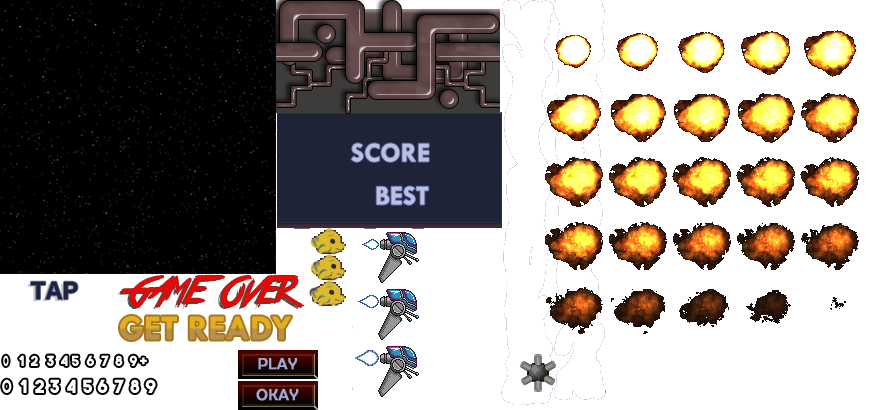
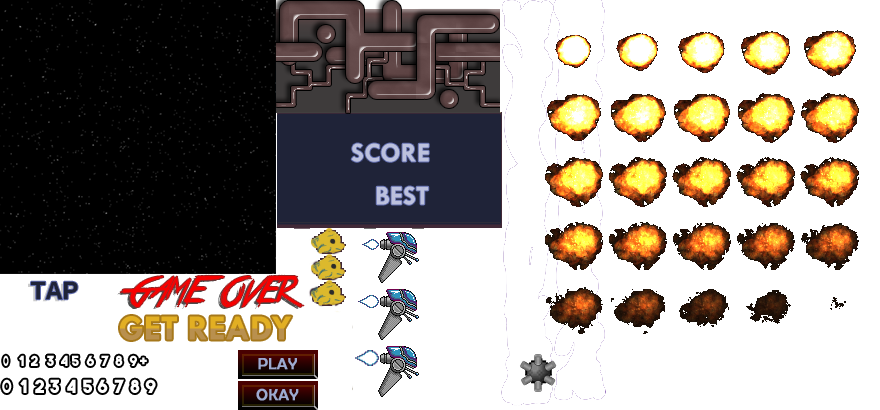
Two versions of the same layered image (880x410). Layer-by-layer changes:
painted on "piq_296338_400x400" over bbox(525, 358, 552, 385)
